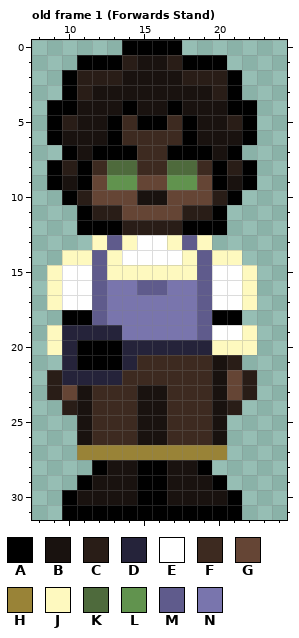
One commit to this pixel-art file: assets/aseprite/medic.aseprite. The picture above is the old version.
32x32 pixels, 1 frame. Shown: old frame 1 (Forwards Stand): x 8..24, y 0..31. The commit also changed other frames, which this record leaves out.
Visible layers, top first: "Outline", "Colour".
Palette (. is transparent): A #000000  B #19120f  C #291d17  D #25233a  E #ffffff  F #3d2a20  G #654535  H #998337  J #fef9bf  K #4e6a3c  L #61934e  M #5f5b8c  N #7975ad
Pixels before, old frame 1 (Forwards Stand), first column x 9:
 0 .....AAAA.....
 1 ..AAACBBCAAA..
 2 .ACCCBBBBCCCA.
 3 .ACBBBBBBBBCA.
 4 AABBBABBABBBAA
 5 ACBBAFAAFABBCA
 6 ABBBAFFFFABBBA
 7 .ABAAAFFAAABA.
 8 ACAFKKFFKKFACA
 9 ABAGLLGGLLGABA
10 .ACGGGBBGGGCA.
11 ..ACCGGGGCCA..
12 ..AAACCCCAAA..
13 ...JMJEEJMJ...
14 .JJMJEEEEJMJJ.
15 JEEMJJJJJJMEEJ
16 JEEMNNMMNNMEEJ
17 JEEMNNNNNNMEEJ
18 .AAMNNNNNNMAA.
19 JDDDDNNNNNMEEJ
20 JDAAADDDDDDJJJ
21 .DAAADFFFFFBC.
22 CDDDDFFFFFFBGC
23 CGBFFFBBFFFBGC
24 .CBFFFBBFFFBC.
25 ..BFFFBBFFFB..
26 ..BFFFBBFFFB..
27 ..HHHHHHHHHH..
28 ...ABBAABBA...
29 ..ABBBAABBBA..
30 .ABBBBAABBBBA.
31 .AAAAAAAAAAAA.
And afterwards:
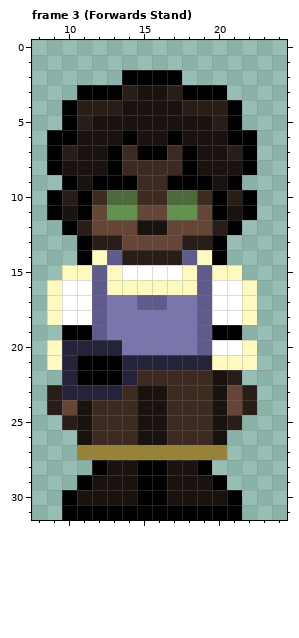
A new or re-ordered frame is compared with the old frame closest to it.
Commit message: Add animation to medic. Will add code to support sprite sheets later. See Aseprite file for animation layout
From old to new:
frames 1 -> 20
Frame 3 (Forwards Stand) is new; against old frame 1 (Forwards Stand), layers "Outline", "Colour":
y 0: x 14..17 AAAA -> ....
y 1: x 11..20 AAACBBCAAA -> ..........
y 2: x 10..21 ACCCBBBBCCCA -> ....AAAA....
y 3: x 10..14 ACBBB -> .AAAC; x 17..21 BBBCA -> CAAA.
y 4: x 9 A -> .; x 11..14 BBBA -> CCCB; x 17..20 ABBB -> BCCC; x 22 A -> .
y 5: x 9..11 ACB -> .AC; x 13..18 AFAAFA -> BBBBBB; x 20..22 BCA -> CA.
y 6: x 10 B -> A; x 13..18 AFFFFA -> BABBAB; x 21 B -> A
y 7: x 9..10 .A -> AC; x 12 A -> B; x 14..17 AFFA -> FAAF; x 19 A -> B; x 21..22 A. -> CA
y 8: x 10..14 CAFKK -> BBBAF; x 17..21 KKFAC -> FABBB
y 9: x 9..22 ABAGLLGGLLGABA -> .ABAAAFFAAABA.
y 10: x 9..22 .ACGGGBBGGGCA. -> ACAFKKFFKKFACA
y 11: x 9..10 .. -> AB; x 12..14 CCG -> GLL; x 17..19 GCC -> LLG; x 21..22 .. -> BA
y 12: x 10..21 .AAACCCCAAA. -> ACGGGBBGGGCA
y 13: x 11..20 .JMJEEJMJ. -> ACCGGGGCCA
y 14: x 10..21 JJMJEEEEJMJJ -> .AJMCCCCMJA.
y 15: x 9..11 JEE -> .JJ; x 14..17 JJJJ -> EEEE; x 20..22 EEJ -> JJ.
y 16: x 13..18 NNMMNN -> JJJJJJ
y 17: x 15..16 NN -> MM
y 18: x 9..11 .AA -> JEE; x 20..22 AA. -> EEJ
y 19: x 9..13 JDDDD -> .AAMN; x 20..22 EEJ -> AA.
y 20: x 11..21 AAADDDDDDJJ -> DDDNNNNNMEE
y 21: x 9 . -> J; x 15..22 FFFFFBC. -> DDDDDJJJ
y 22: x 9 C -> .; x 11..14 DDDF -> AAAD; x 21..22 GC -> C.
y 23: x 10..13 GBFF -> DDDD
y 24: x 9..10 .C -> CG; x 21..22 C. -> GC
y 25: x 10 . -> C; x 21 . -> C
Changed places in both pictures, as pixel boxes (x1, y1, x2, y2):
changed: (47, 40, 257, 430)
